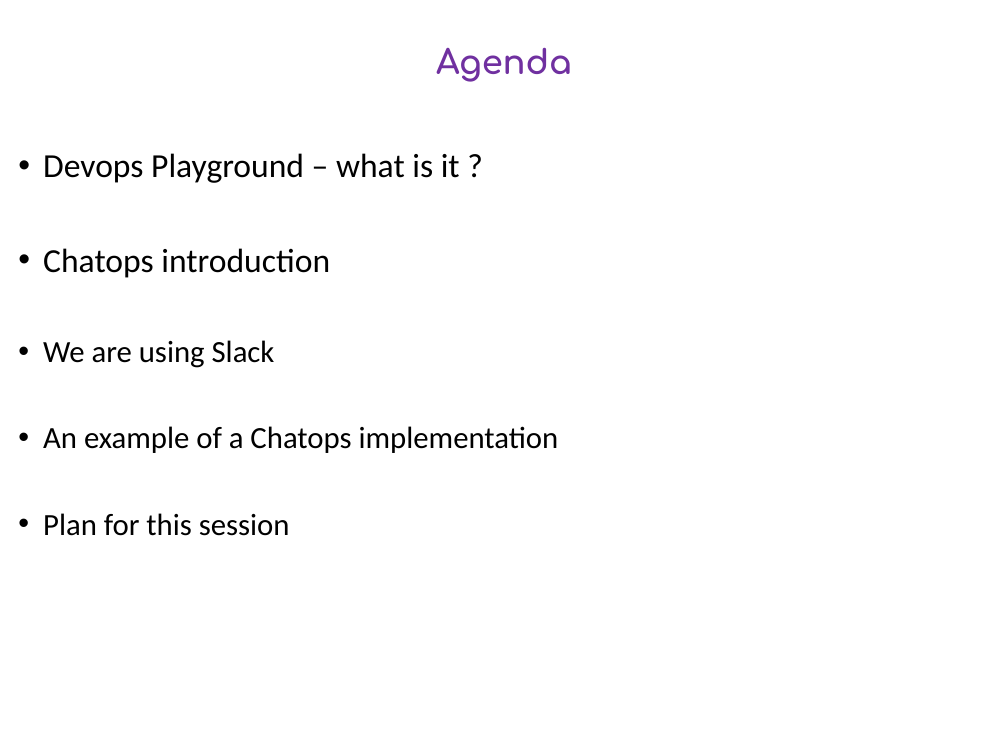
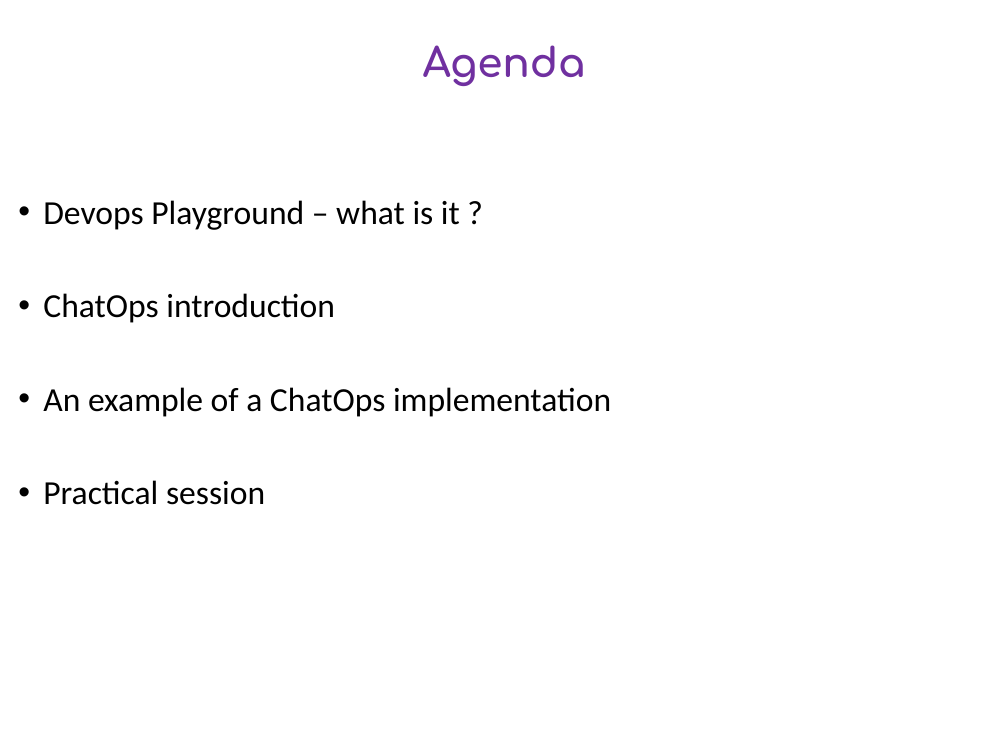
Before and after one commit to DevOpsPlayground/Hands-on-with-ChatOps, a slide deck: slide 2 of devops_playground_intro.pptx (slide 1 before the commit). Drawn at 1008x756 pixels with LibreOffice and Linux fonts; fonts in the diff are those of the drawing; background and template pictures are left out. Boxes give left, top, right and bottom in pixels: in the first picture for what was removed or moved away, otherwise in the second. Text is boxed around its words. In the diff, an @@ line names an element or a change of style, - is before the commit and + after.

```diff
--- a/devops_playground_intro.pptx
+++ b/devops_playground_intro.pptx
@@ title "Agenda" at bbox=[423, 45, 586, 86]: size 24 to 28.8 pt; line spacing 1 to 0.9; vertical alignment top to middle @@
@@ text at bbox=[43, 200, 460, 230]: line spacing 1 to 0.9; more space between paragraphs @@
@@ text at bbox=[43, 293, 611, 505]: text changed; size 22 to 24 pt @@
-• Chatops introduction
-• We are using Slack
-• An example of a Chatops implementation
-• Plan for this session
+• ChatOps introduction
+• An example of a ChatOps implementation
+• Practical session
```
Also in this commit, not shown: 5 other slides changed, 1 slide added, 3 other files.
